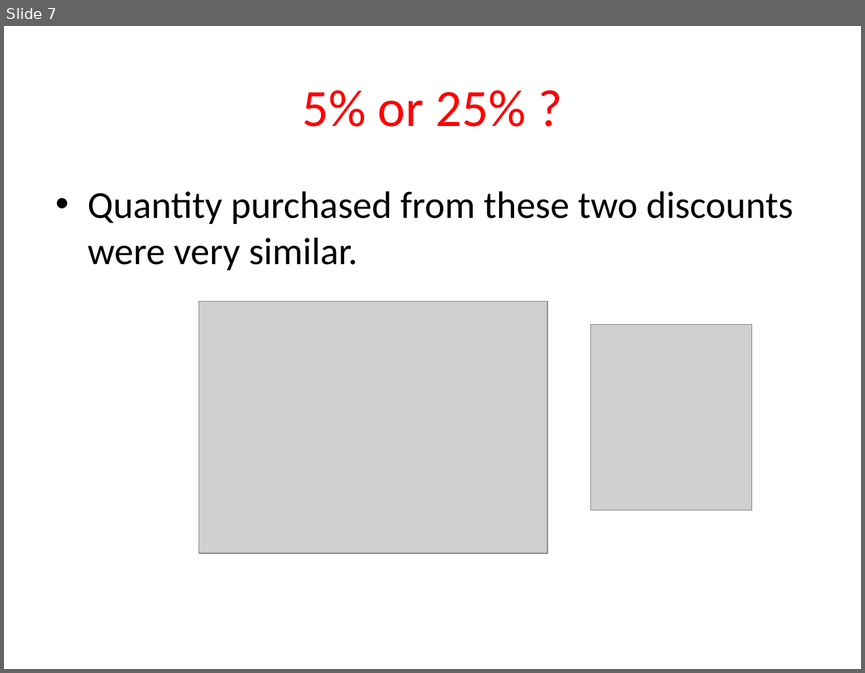
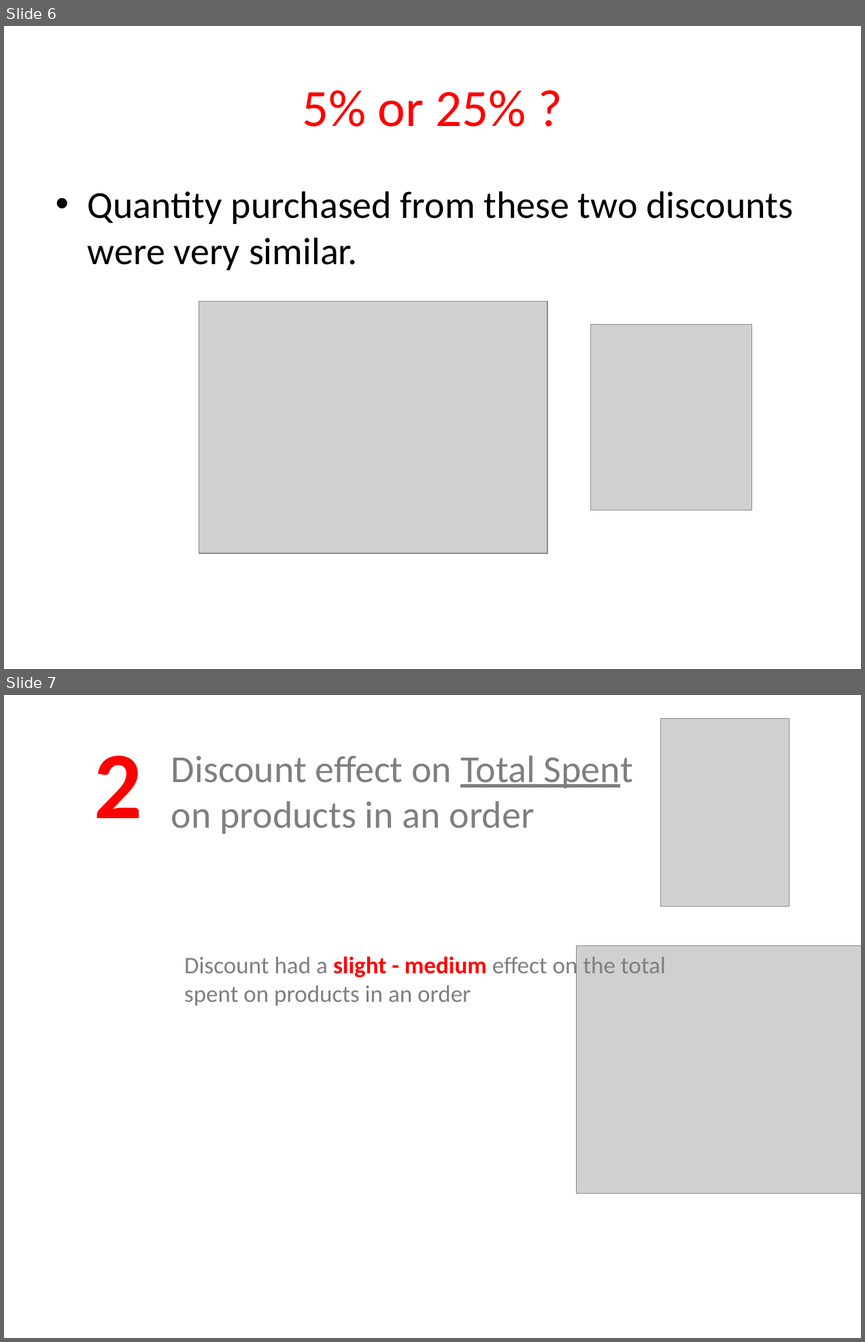
Before and after one commit to Sue-Mir/Module2_Project_Hypothesis_Testing, a slide deck: Project2_HypothesisTesting_NonTechnicalPresentation.pptx. Shown one above the other, each under a label of ours: slide 7 before the commit, slides 6 and 7 after it. The pictures are 865x673 and 865x1342 pixels, drawn with LibreOffice and Linux fonts; fonts in the diff are those of the drawing; grey boxes stand for pictures. Boxes give left, top, right and bottom in pixels: in the first picture for what was removed or moved away, otherwise in the second. Text is boxed around its words. In the diff, an @@ line names an element or a change of style, - is before the commit and + after.

```diff
--- a/Project2_HypothesisTesting_NonTechnicalPresentation.pptx
+++ b/Project2_HypothesisTesting_NonTechnicalPresentation.pptx
@@ slide 7 added at box(4, 695, 861, 1338), background #FFFFFF @@
@@ picture added at box(660, 719, 789, 906) @@
@@ text added at box(94, 756, 143, 818), 80 pt, text #FF0000, bold @@
+2
@@ title added at box(171, 756, 633, 834), 32 pt, text #7F7F7F @@
+Discount effect on Total Spent
+on products in an order
@@ text added at box(184, 953, 666, 1006), 20 pt, text #7F7F7F @@
+Discount had a slight - medium effect on the total spent on products in an order
@@ picture added at box(577, 945, 861, 1193) @@
@@ what was slide 7 is now slide 6 @@
```
Also in this commit, not shown: 5 slides changed, 5 other slides added, 3 slides removed.
